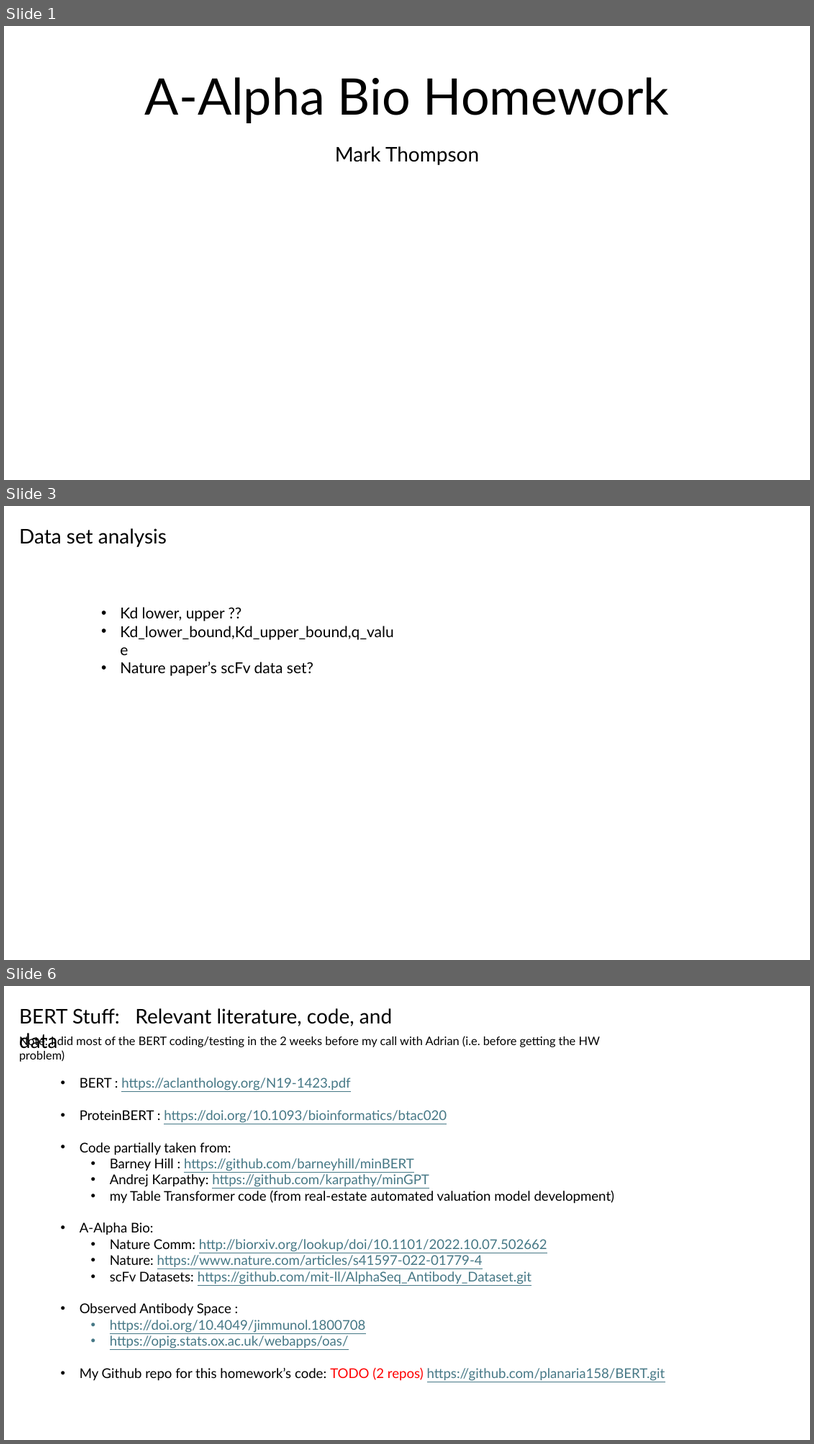
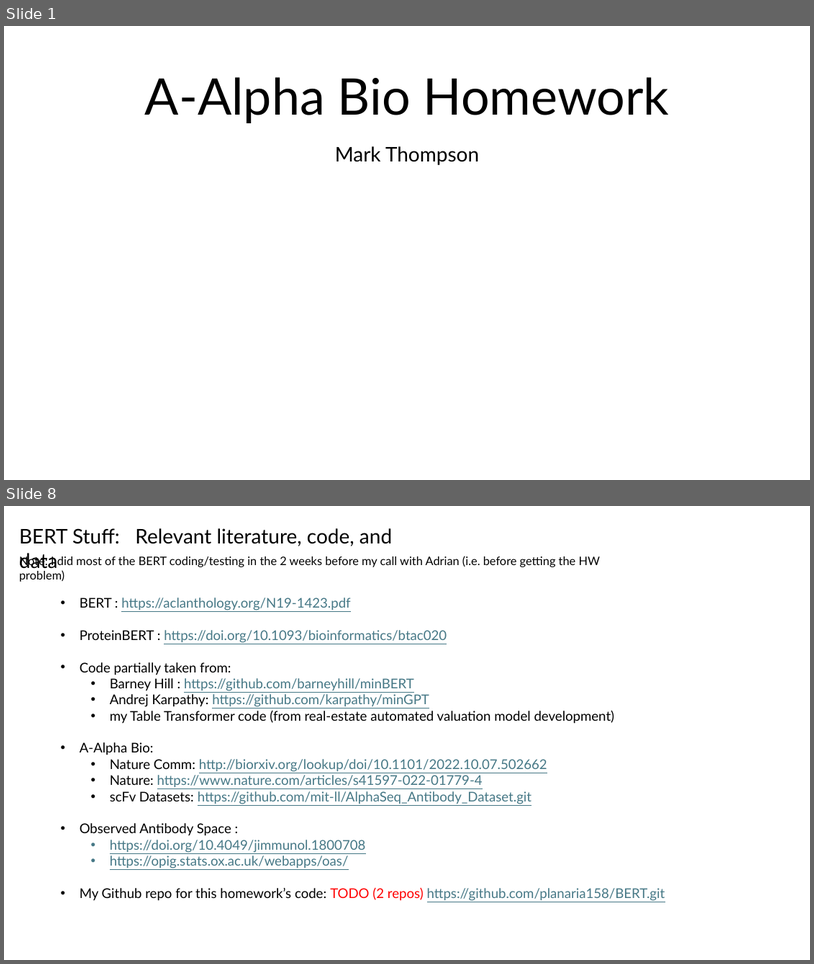
Before and after one commit to planaria158/BERT-antibody-antigen-binding-energy, a slide deck: Homework-aAlphaBio.pptx. Shown one above the other, each under a label of ours: slides 1, 3 and 6 before the commit, slides 1 and 8 after it; the slides between them are not shown. The pictures are 814x1444 and 814x964 pixels, drawn with LibreOffice and Linux fonts; fonts in the diff are those of the drawing. Boxes give left, top, right and bottom in pixels: in the first picture for what was removed or moved away, otherwise in the second. Text is boxed around its words. In the diff, an @@ line names an element or a change of style, - is before the commit and + after.

```diff
--- a/Homework-aAlphaBio.pptx
+++ b/Homework-aAlphaBio.pptx
@@ slide 3 removed at (4,506,810,960), background #FFFFFF @@
@@ text removed at (19,528,167,547) @@
-Data set analysis
@@ text removed at (120,607,394,676) @@
-• Kd lower, upper ??
-• Kd_lower_bound,Kd_upper_bound,q_value
-• Nature paper’s scFv data set?
@@ what was slide 6 is now slide 8 @@
```
Also in this commit, not shown: 3 slides changed, 4 slides added, 1 other slide removed.
